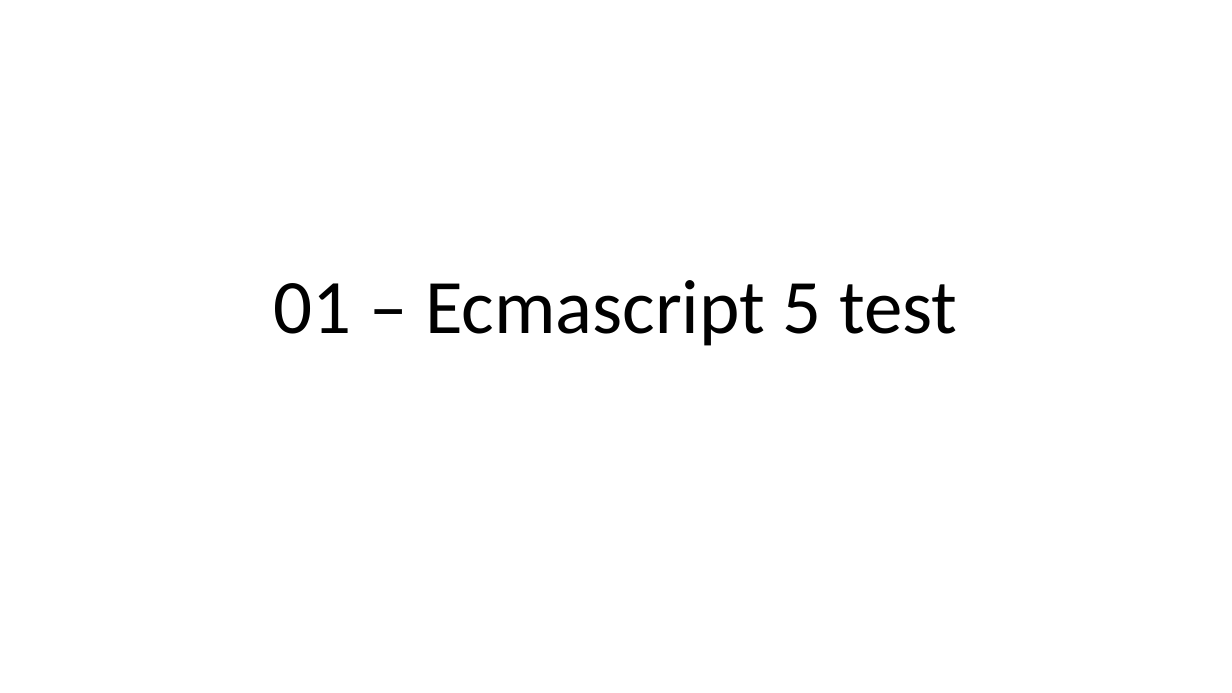
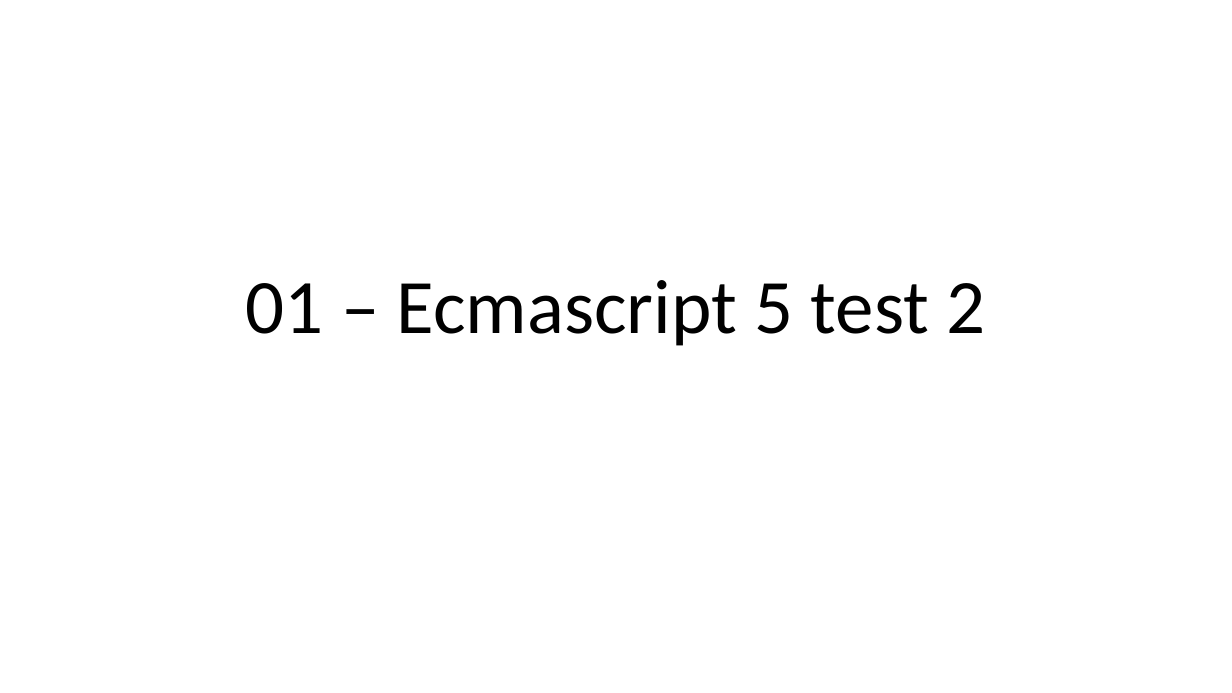
Before and after one commit to mecheri/formation-angular, a slide deck: slide 1 of __support__.pptx. Drawn at 1232x693 pixels with LibreOffice and Linux fonts; fonts in the diff are those of the drawing. Boxes give left, top, right and bottom in pixels: in the first picture for what was removed or moved away, otherwise in the second. Text is boxed around its words. In the diff, an @@ line names an element or a change of style, - is before the commit and + after.

Commit message:
test commit 2

```diff
--- a/__support__.pptx
+++ b/__support__.pptx
@@ title at (246,280,986,346): text changed @@
-01 – Ecmascript 5 test
+01 – Ecmascript 5 test 2
```
